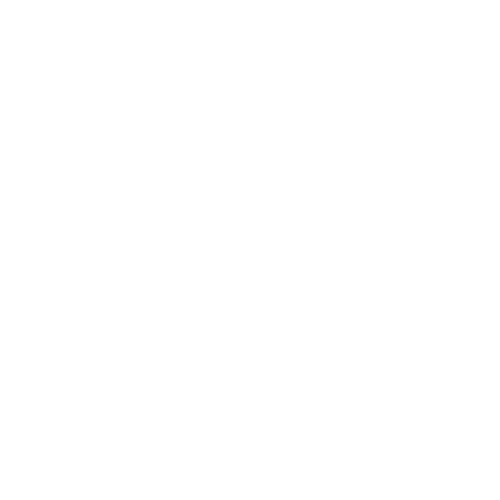
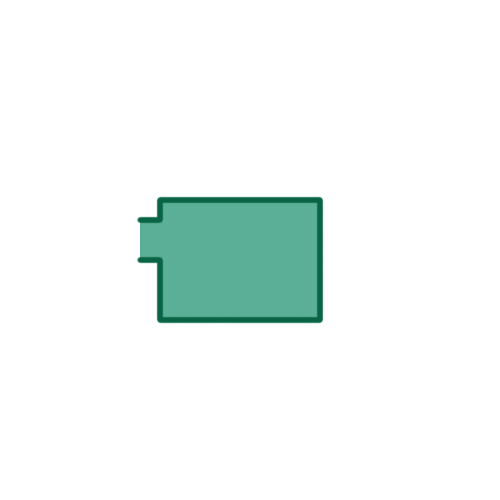
Layered file, before and after one edit (w=500, h=500). Changes by layer:
added layer "Layer 16" above "Layer 7 copy" over [136, 196, 324, 324]
hid group "Group 1" (18 layers) over [136, 196, 324, 324]
hid "Layer 14" over [229, 229, 271, 271]
